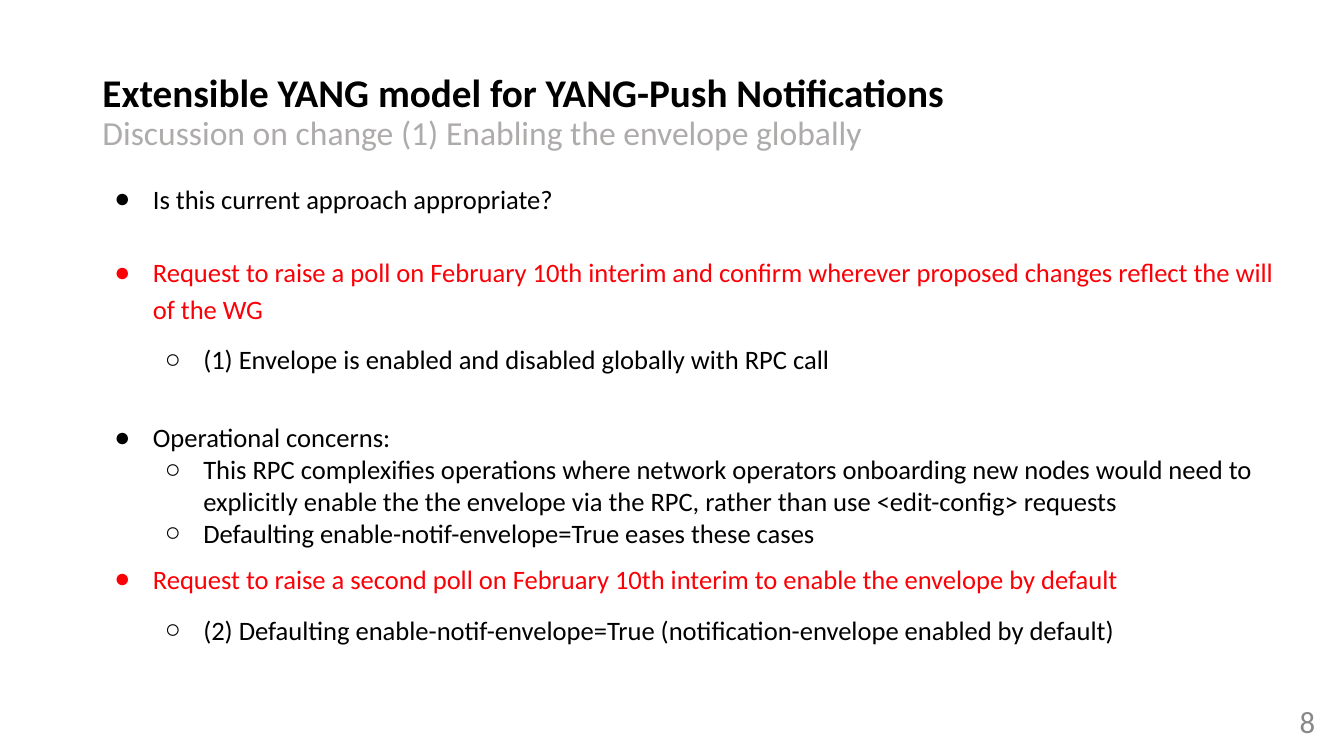
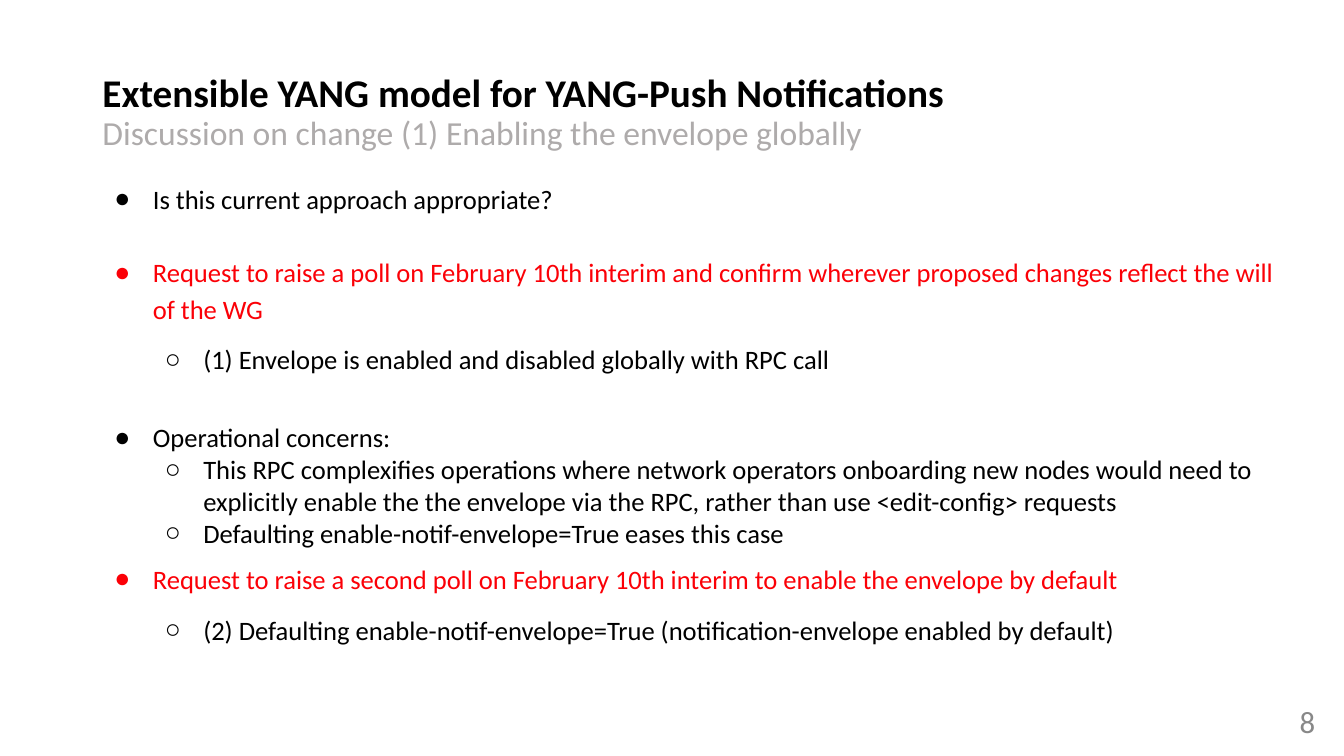
Before and after one commit to network-analytics/ietf-network-analytics-document-status, a slide deck: slide 8 of 122/NETCONF/netconf-nmop-interim-draft-netana-netconf-notif-envelope-02.pptx. Drawn at 1344x756 pixels with LibreOffice and Linux fonts; fonts in the diff are those of the drawing. Boxes give left, top, right and bottom in pixels: in the first picture for what was removed or moved away, otherwise in the second. Text is boxed around its words. In the diff, an @@ line names an element or a change of style, - is before the commit and + after.

```diff
--- a/122/NETCONF/netconf-nmop-interim-draft-netana-netconf-notif-envelope-02.pptx
+++ b/122/NETCONF/netconf-nmop-interim-draft-netana-netconf-notif-envelope-02.pptx
@@ text at box(203, 524, 783, 548): text changed @@
-  ○ Defaulting enable-notif-envelope=True eases these cases
+  ○ Defaulting enable-notif-envelope=True eases this case
```
Also in this commit, not shown: 1 other file.
